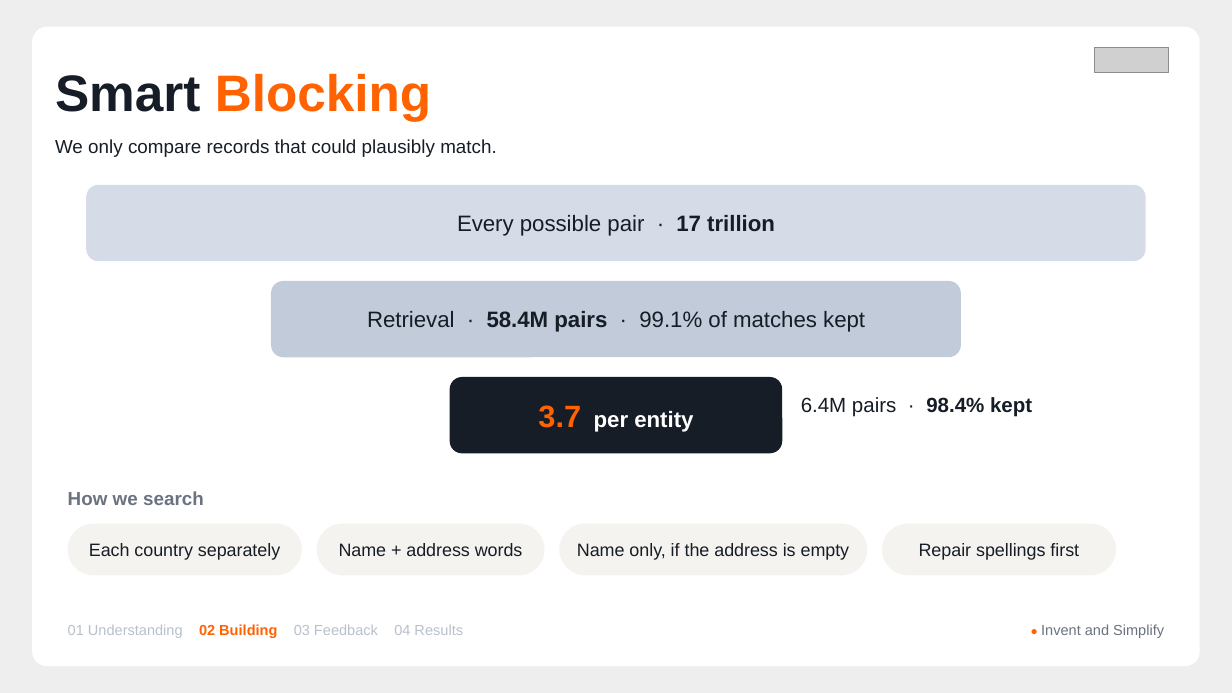
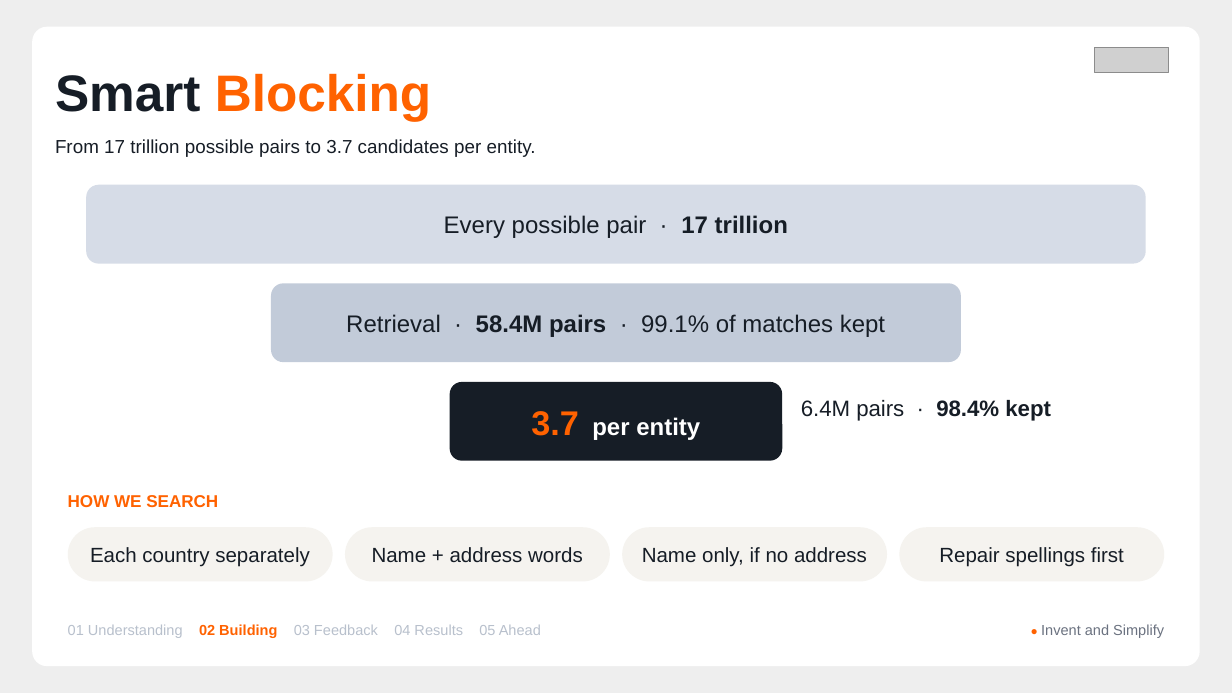
Before and after one commit to AmeyaBorkar/Grenuke, a slide deck: slide 9 of finale/Grenuke_Finale_Deck.pptx (slide 6 before the commit). Drawn at 1232x693 pixels with LibreOffice and Linux fonts; fonts in the diff are those of the drawing; grey boxes stand for pictures. Boxes give left, top, right and bottom in pixels: in the first picture for what was removed or moved away, otherwise in the second. Text is boxed around its words. In the diff, an @@ line names an element or a change of style, - is before the commit and + after.

Commit message:
docs(finale): deck v3: deep data analysis, performance, looking ahead
23 slides in five sections. Four data-analysis slides (scale and country split, matches per entity, how copies differ, the decoys' fingerprints), a performance slide (pairs per entity at each stage, laptop-scale runtimes and memory), and a looking-ahead section (scale out, run lighter, edge inference, improvements, applications). One layout grammar with a fixed 'What it tells us' column; text at least 12 pt; warmer, simpler script. Validator PASS.

```diff
--- a/finale/Grenuke_Finale_Deck.pptx
+++ b/finale/Grenuke_Finale_Deck.pptx
@@ text at (x1=55, y1=73, x2=536, y2=157): text changed @@
-Smart Blocking
-We only compare records that could plausibly match.
+Smart Blocking
+From 17 trillion possible pairs to 3.7 candidates per entity.
@@ text "Every possible pair · 17 ..." at (x1=444, y1=215, x2=788, y2=238): size 13 to 14 pt @@
@@ text "Retrieval · 58.4M pairs · ..." at (x1=346, y1=314, x2=885, y2=337): size 13 to 14 pt @@
@@ rounded rectangle moved from (x1=271, y1=281, x2=961, y2=357) to (x1=271, y1=283, x2=961, y2=362) @@
@@ text "3.7 per entity" at (x1=531, y1=411, x2=700, y2=440): size 18 to 20 pt in "3.7"; size 13 to 14 pt in "per entity" @@
@@ proportions changed in 3 elements at (x1=86, y1=185, x2=1146, y2=264), (x1=271, y1=283, x2=961, y2=362), (x1=450, y1=382, x2=782, y2=461) @@
@@ rounded rectangle moved from (x1=450, y1=377, x2=782, y2=453) to (x1=450, y1=382, x2=782, y2=461) @@
@@ text "6.4M pairs · 98.4% kept" at (x1=801, y1=400, x2=1051, y2=421): size 12 to 13 pt @@
@@ text at (x1=68, y1=495, x2=218, y2=507): text changed; size 11 to 10 pt; text colour #6B7280 to #FF6200 @@
-How we search
+HOW WE SEARCH
@@ rounded rectangle "Each country separately" resized from (x1=68, y1=524, x2=302, y2=575) to (x1=68, y1=527, x2=333, y2=582) @@
@@ size 10.5 to 12 pt in 3 elements at (x1=68, y1=527, x2=333, y2=582), (x1=899, y1=527, x2=1164, y2=582), (x1=345, y1=527, x2=610, y2=582) @@
@@ rounded rectangle "Name + address words" resized from (x1=317, y1=524, x2=545, y2=575) to (x1=345, y1=527, x2=610, y2=582) @@
@@ rounded rectangle "Name only, if no address" resized from (x1=559, y1=524, x2=867, y2=575) to (x1=622, y1=527, x2=887, y2=582) @@
@@ rounded rectangle "Repair spellings first" resized from (x1=882, y1=524, x2=1116, y2=575) to (x1=899, y1=527, x2=1164, y2=582) @@
@@ text in rounded rectangle at (x1=642, y1=547, x2=867, y2=567): text changed; size 10.5 to 12 pt @@
-Name only, if the address is empty
+Name only, if no address
@@ text at (x1=68, y1=624, x2=541, y2=638): text changed @@
-01 Understanding 02 Building 03 Feedback 04 Results
+01 Understanding 02 Building 03 Feedback 04 Results 05 Ahead
```
Also in this commit, not shown: 13 other slides changed, 7 slides added, 2 other files.
